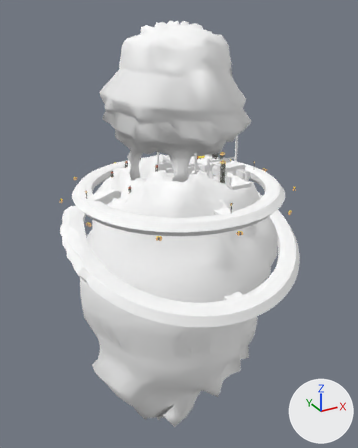
Renders of the Blender file Assets/ImportedAssets/TitleScreenAssets/meteor3newVer2.blend from each side of a commit.
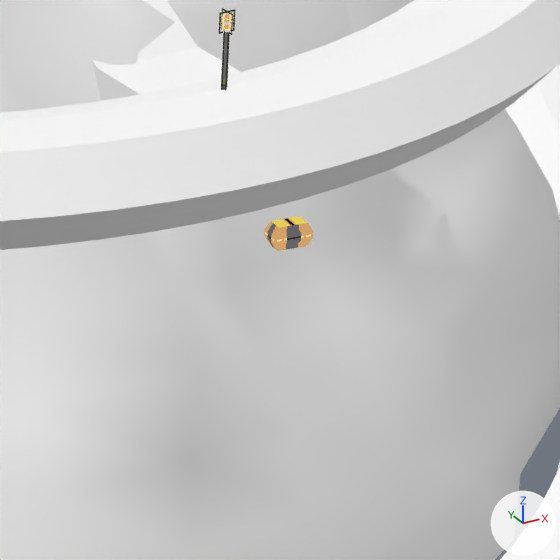
The first picture shows the older version from a 50 mm camera at (-30.6, -55.4, 38.5) aimed at (1.8, 3.4, 9.1). The close-ups show both versions on the part from 56% to 77% of the width and 45% to 62% of the height of that picture; other places that the commit changed are outside them. Arrows for +X, +Y and +Z are at lower right; the lights stay in place.

In view in the first close-up: 'lightBig', 'lightBig.001', 'mainStryct', 'rock'.
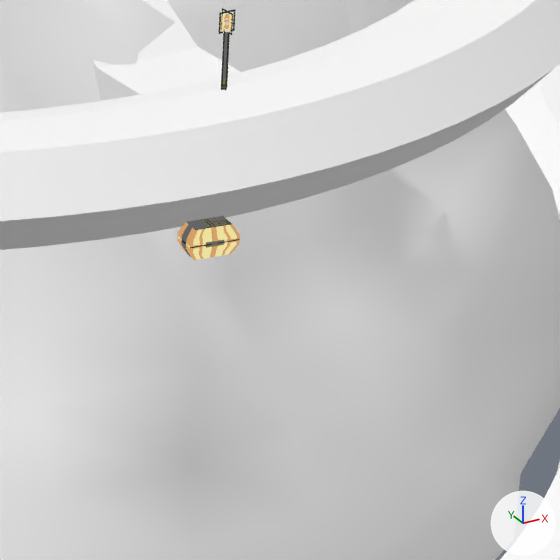
What differs and where, as boxes [x1, y1, x2, y2] in the close-ups (560 x 560 px):
'lightBig.001', reshaped, moved, rescaled
    before: [264, 216, 313, 251]
    after: [177, 216, 240, 260]

Diff of the bpy script that builds the scene:
```diff
--- a/Assets/ImportedAssets/TitleScreenAssets/meteor3newVer2.blend.py
+++ b/Assets/ImportedAssets/TitleScreenAssets/meteor3newVer2.blend.py
@@ me_cube_006 @@
 me_cube_006.from_pydata(...)  # 1470 vertices, 1400 faces; spans x -23.2..23.1, y -12.1..12.5, z -0.2..0.2
 # used by ob_lightbig_001; location = (1.37, 2.6, 14.82); rotation_euler = (0.0, 0.0, -3.141), in degrees (0, 0, -180); scale = (0.705, 1.33, 1.33)
+# me_cube_006 part 1: the loose piece of 42 vertices spanning x 1.2..2.2, y 12.1..12.5, z -0.2..0.2 is moved by (0.9, -2.7, 0.0)
 me_cube_006.materials.append(mat_outstationstartscreen_1)
@@ ob_lightbig_001 @@
 ob_lightbig_001 = bpy.data.objects.new('lightBig.001', me_cube_006)
-ob_lightbig_001.location = (1.37, 2.6, 14.82)
+ob_lightbig_001.location = (1.35, 2.88, 14.82)
 ob_lightbig_001.rotation_euler = (0.0, 0.0, -3.141)  # degrees (0, 0, -180)
-ob_lightbig_001.scale = (0.705, 1.33, 1.33)
+ob_lightbig_001.scale = (0.894, 1.69, 1.69)
```
